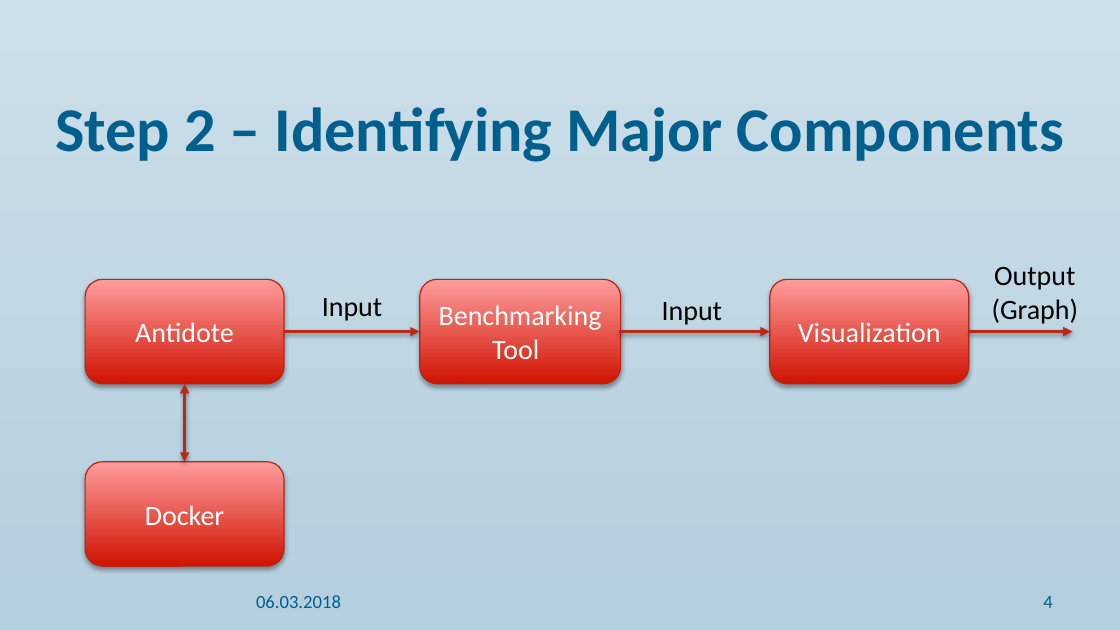
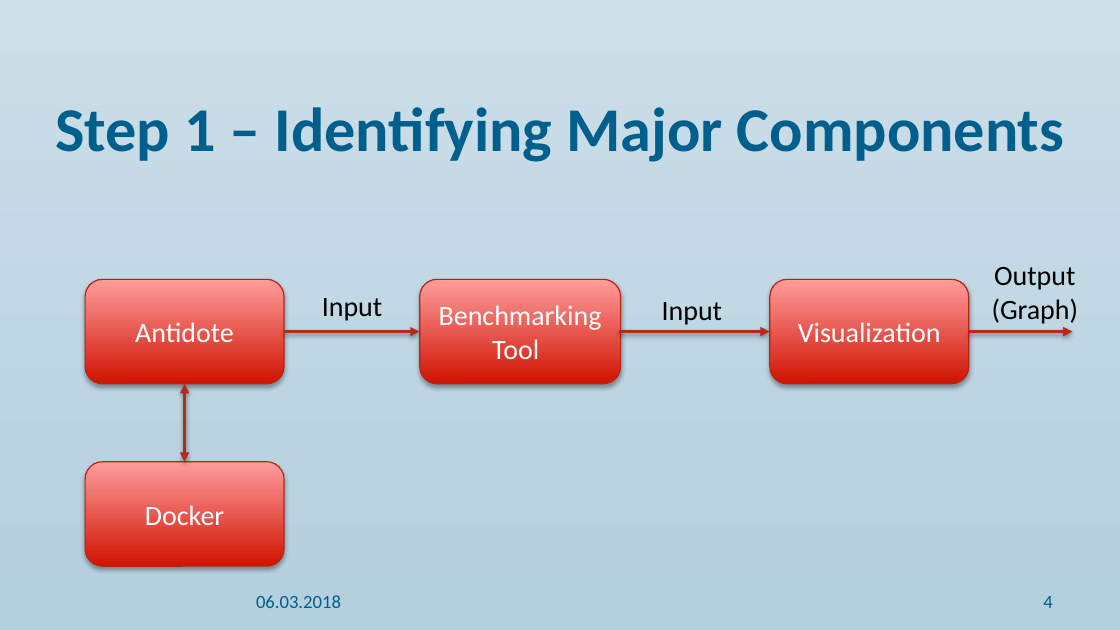
Before and after one commit to alkascaria/7_project4_antidote_benchmarks, a slide deck: slide 4 of Final Presentation/final presentation ppt.pptx. Drawn at 1120x630 pixels with LibreOffice and Linux fonts; fonts in the diff are those of the drawing; background and template pictures are left out. Boxes give left, top, right and bottom in pixels: in the first picture for what was removed or moved away, otherwise in the second. Text is boxed around its words. In the diff, an @@ line names an element or a change of style, - is before the commit and + after.

```diff
--- a/Final Presentation/final presentation ppt.pptx
+++ b/Final Presentation/final presentation ppt.pptx
@@ title at <box>55,107,1064,162</box>: text changed @@
-Step 2 – Identifying Major Components
+Step 1 – Identifying Major Components
```
Also in this commit, not shown: 5 other slides changed, 1 slide added, 5 slides removed.
